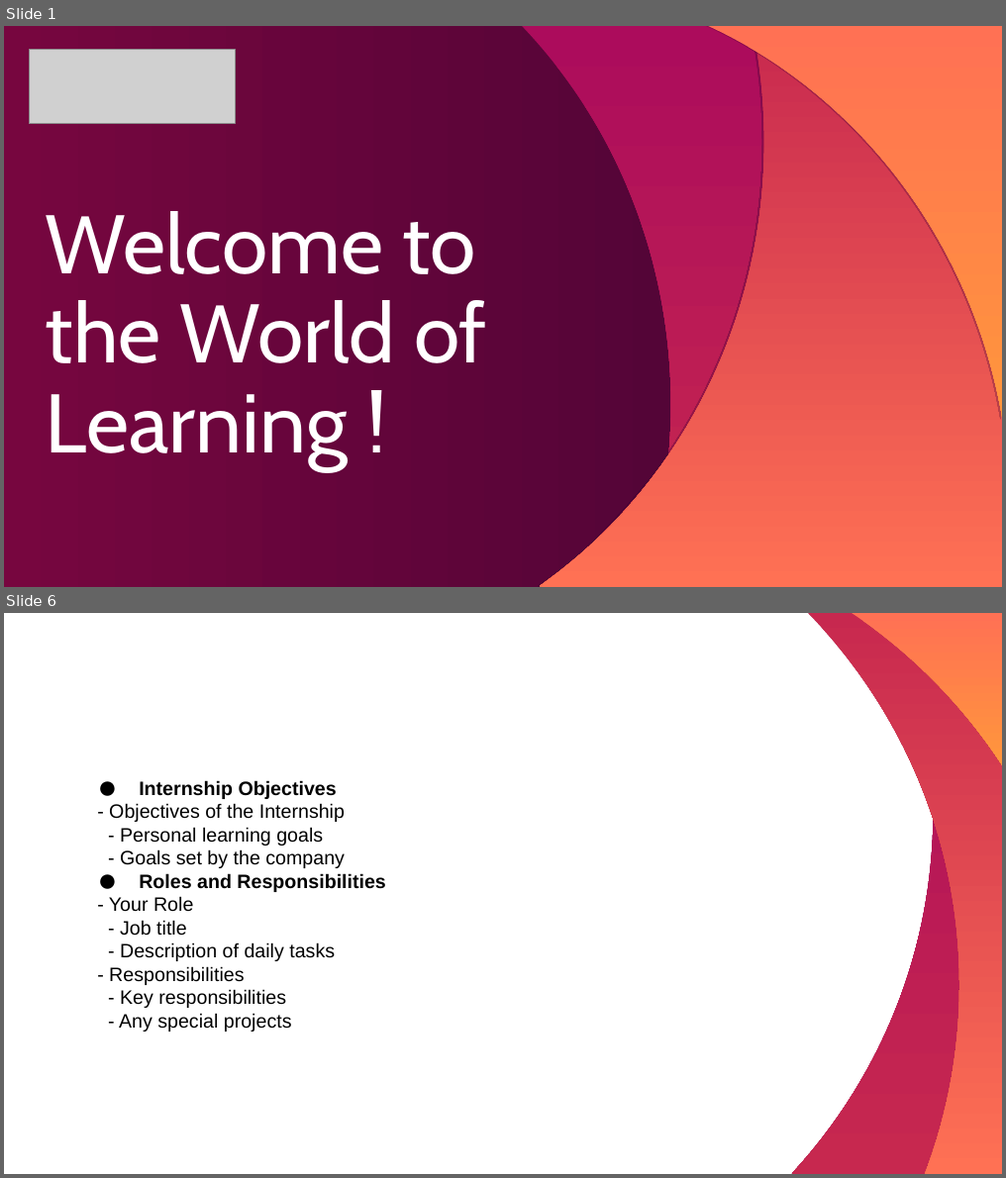
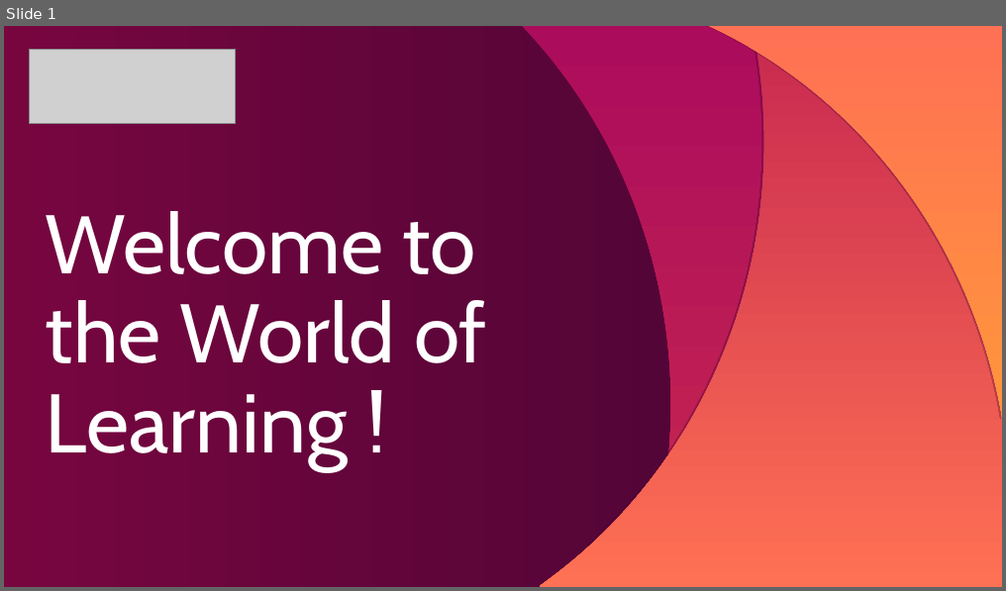
Before and after one commit to lightning-mcqueen01/HTML-basic, a slide deck: week 5/js/Template_internship_Viva2024(1).ppt. Shown one above the other, each under a label of ours: slides 1 and 6 before the commit, slide 1 after it; the slides between them are not shown. The pictures are 1006x1178 and 1006x591 pixels, drawn with LibreOffice and Linux fonts; fonts in the diff are those of the drawing; grey boxes stand for pictures. Boxes give left, top, right and bottom in pixels: in the first picture for what was removed or moved away, otherwise in the second. Text is boxed around its words. In the diff, an @@ line names an element or a change of style, - is before the commit and + after.

```diff
--- a/week 5/js/Template_internship_Viva2024(1).ppt
+++ b/week 5/js/Template_internship_Viva2024(1).ppt
@@ slide 6 removed at <box>4,613,1002,1174</box>, background #FFFFFF @@
@@ freeform shape removed at <box>791,613,1002,1174</box> @@
@@ freeform shape removed at <box>808,613,1002,1174</box> @@
@@ freeform shape removed at <box>851,613,1002,764</box> @@
@@ text removed at <box>109,780,385,1032</box> @@
-● Internship Objectives
-- Objectives of the Internship
-- Personal learning goals
-- Goals set by the company
-● Roles and Responsibilities
-- Your Role
-- Job title
-- Description of daily tasks
-- Responsibilities
-- Key responsibilities
-- Any special projects
```
Also in this commit, not shown: 1 slide changed, 14 slides added, 6 other slides removed, 31 other files.
